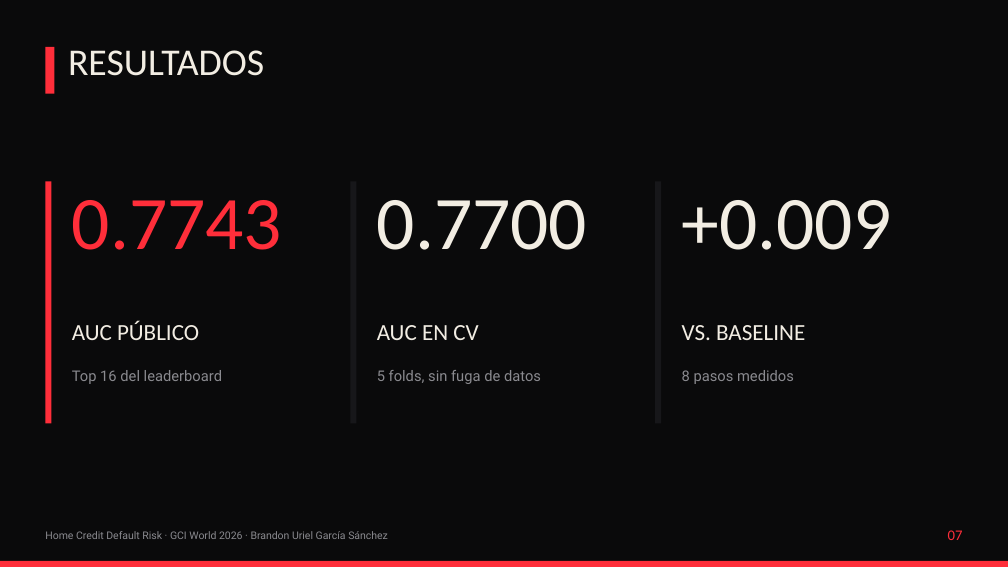
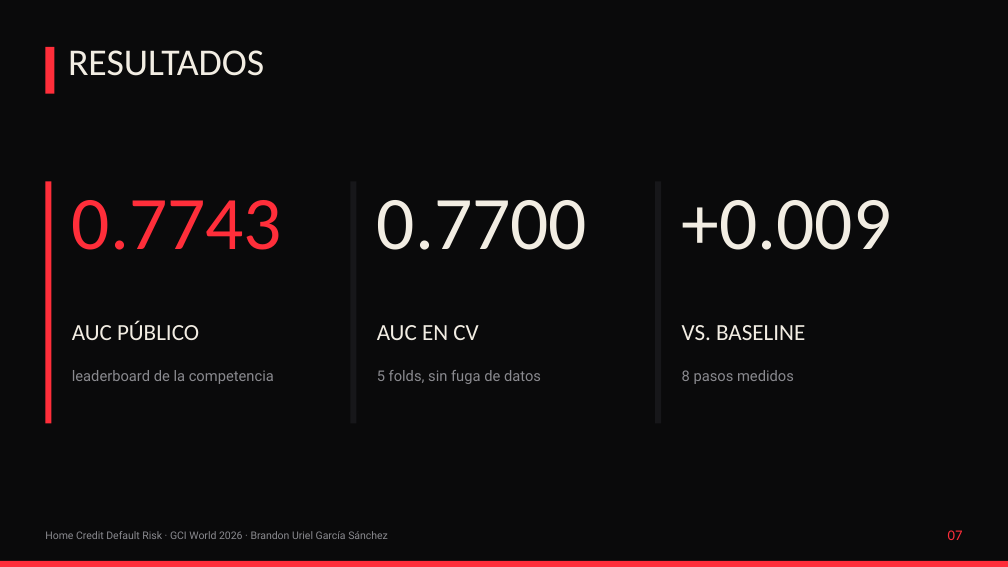
Before and after one commit to CatoXP/portfolio-data-science, a slide deck: slide 7 of proyectos/home-credit-default-risk-gci-utokyo/slides/home_credit_deck.pptx. Drawn at 1008x567 pixels with LibreOffice and Linux fonts; fonts in the diff are those of the drawing. Boxes give left, top, right and bottom in pixels: in the first picture for what was removed or moved away, otherwise in the second. Text is boxed around its words. In the diff, an @@ line names an element or a change of style, - is before the commit and + after.

```diff
--- a/proyectos/home-credit-default-risk-gci-utokyo/slides/home_credit_deck.pptx
+++ b/proyectos/home-credit-default-risk-gci-utokyo/slides/home_credit_deck.pptx
@@ text at (x1=72, y1=370, x2=274, y2=384): text changed @@
-Top 16 del leaderboard
+leaderboard de la competencia
```
Also in this commit, not shown: 1 other slide changed, 7 other files.
